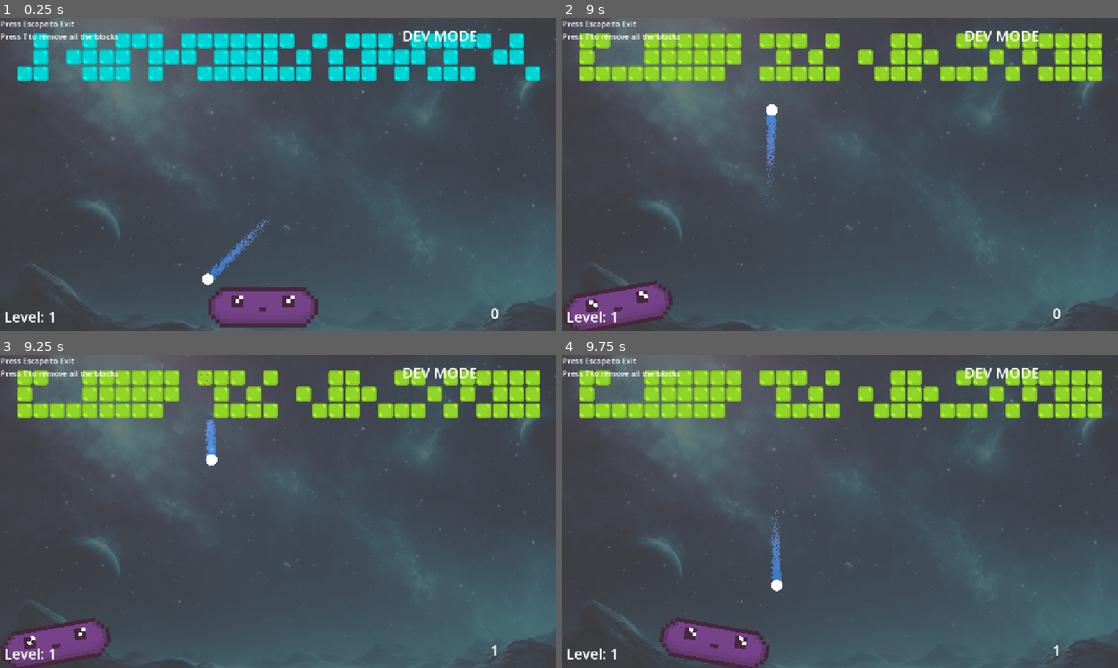
Above: before the commit, frames 1-4 (two rows, left to right).
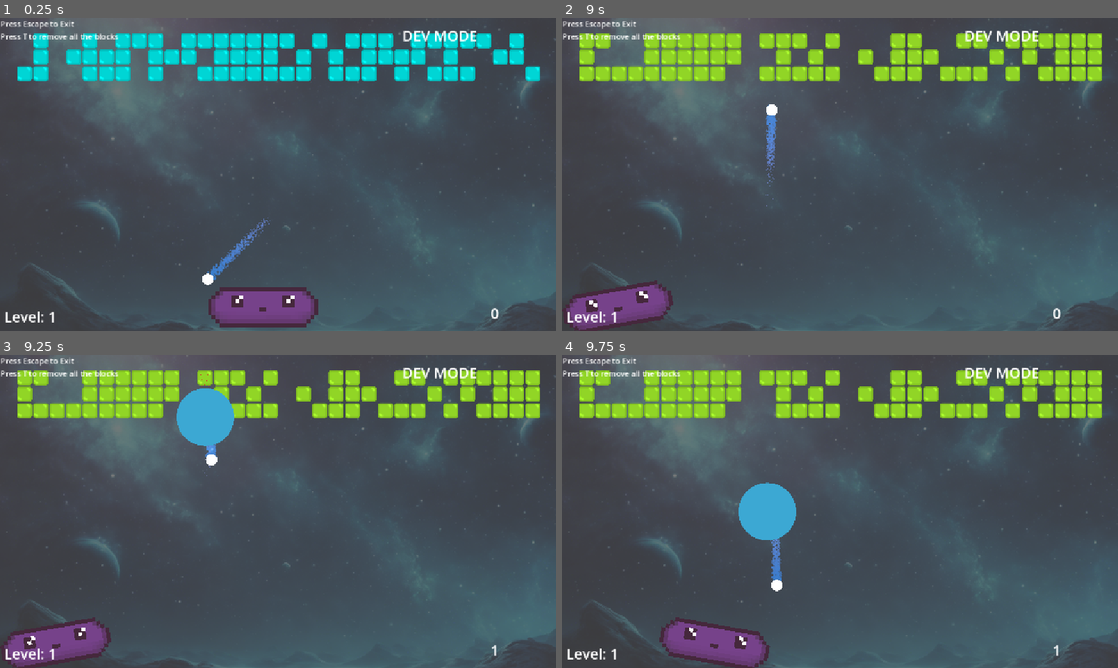
Above: after the commit, the same moments.

Repository: marcibaumel/HEJ_Brick
Game: Godot game, scene res://scenes/levels/endlessLevel.tscn
The game is run twice, just before and just after one commit, with the same random seed, the same clock (stepped at 60 frames per second) and the same inputs. This scene is started directly instead of the project's main scene.
Inputs:
- Up to frame 1 (0.25 s): no input
- Up to frame 2 (9 s): tap T (destroy_children) at 0.5, 1.35, 2, 2.85, 3.5, 4.35, 5.85, 7.35, 8.85 s; hold Right (ui_right) 0.53-1.28 s; hold T (destroy_children) 0.53-1.28 s; hold Left (ui_left) 1.28-2.03 s; hold T (destroy_children) 2.03-2.78 s; hold Right (ui_right) 2.03-3.53 s; hold T (destroy_children) 3.53-4.28 s; hold Left (ui_left) 3.53-5.78 s; hold T (destroy_children) 5.03-5.78 s; hold Right (ui_right) 5.78-8.03 s; hold T (destroy_children) 6.53-7.28 s; hold T (destroy_children) 8.03-8.78 s; hold Left (ui_left) from 8.03 s (still down)
- Up to frame 3 (9.25 s): keep holding Left (ui_left)
- Up to frame 4 (9.75 s): release Left (ui_left) at 9.53 s; hold Right (ui_right) from 9.53 s (still down); hold T (destroy_children) from 9.53 s (still down)

Frames 1-2 are identical in both runs. In frame 3, 1.5% of the frame differs, in the area x 31-43%, y 10-30%; in frame 4, 1.5%, in the area x 31-43%, y 40-60%.

Commit message:
add exp and level logic

Diff:
--- a/brickyMartin/project.godot
+++ b/brickyMartin/project.godot
@@ -31,6 +31,7 @@
 Brick=""
 Ball=""
 Paddle=""
+Exp=""
 
 [input]
 
--- a/brickyMartin/scenes/exp.tscn
+++ b/brickyMartin/scenes/exp.tscn
@@ -1,15 +1,23 @@
-[gd_scene load_steps=3 format=3 uid="uid://vekmau783yx"]
+[gd_scene load_steps=4 format=3 uid="uid://vekmau783yx"]
 
 [ext_resource type="Texture2D" uid="uid://dam55htdr8mwe" path="res://assets/ball.png" id="1_1m54x"]
+[ext_resource type="Script" uid="uid://bfoo8fgpn8n7n" path="res://scripts/exp.gd" id="1_7gp3u"]
 
 [sub_resource type="CircleShape2D" id="CircleShape2D_7gp3u"]
 radius = 131.309
 
-[node name="Exp" type="RigidBody2D"]
+[node name="Exp" type="RigidBody2D" groups=["Exp"]]
+collision_layer = 2
+collision_mask = 2
+script = ExtResource("1_7gp3u")
 
 [node name="Sprite2D" type="Sprite2D" parent="."]
 modulate = Color(0.236926, 0.658457, 0.827326, 1)
+scale = Vector2(0.5, 0.5)
 texture = ExtResource("1_1m54x")
 
 [node name="CollisionShape2D" type="CollisionShape2D" parent="."]
+scale = Vector2(0.5, 0.5)
 shape = SubResource("CircleShape2D_7gp3u")
+
+[node name="VisibleOnScreenNotifier2D" type="VisibleOnScreenNotifier2D" parent="."]
--- a/brickyMartin/scenes/levels/customLevel.tscn
+++ b/brickyMartin/scenes/levels/customLevel.tscn
@@ -400,9 +400,11 @@
 
 [node name="Paddle" parent="." instance=ExtResource("2_8uqsj")]
 position = Vector2(542, 924)
+collision_mask = 2
 
 [node name="walls" type="StaticBody2D" parent="."]
 position = Vector2(-82, 0)
+collision_mask = 3
 
 [node name="LeftWall" type="CollisionShape2D" parent="walls"]
 position = Vector2(-492, 324)
@@ -416,11 +418,6 @@
 position = Vector2(662, -320)
 shape = SubResource("RectangleShape2D_w8frs")
 
-[node name="Ball" parent="." instance=ExtResource("3_p4hxj")]
-position = Vector2(810, 591)
-motion_mode = 1
-slide_on_ceiling = true
-
 [node name="LevelManager" type="Node" parent="."]
 script = ExtResource("5_p4hxj")
 
@@ -441,4 +438,6 @@
 position = Vector2(571.5, 336.5)
 shape = SubResource("RectangleShape2D_8uqsj")
 
-[connection signal="body_entered" from="Deadzone" to="Ball" method="_on_deadzone_body_entered"]
+[node name="Ball" parent="." instance=ExtResource("3_p4hxj")]
+position = Vector2(855, 521)
+collision_mask = 3
--- a/brickyMartin/scenes/paddle.tscn
+++ b/brickyMartin/scenes/paddle.tscn
@@ -87,6 +87,10 @@
 [sub_resource type="RectangleShape2D" id="RectangleShape2D_pacq5"]
 size = Vector2(174, 12)
 
+[sub_resource type="CapsuleShape2D" id="CapsuleShape2D_pacq5"]
+radius = 118.0
+height = 238.0
+
 [node name="Paddle" type="CharacterBody2D" groups=["Paddle"]]
 motion_mode = 1
 slide_on_ceiling = false
@@ -121,5 +125,13 @@
 position = Vector2(-1, -47)
 shape = SubResource("RectangleShape2D_pacq5")
 
+[node name="expDetaction" type="Area2D" parent="."]
+collision_layer = 2
+collision_mask = 2
+
+[node name="CollisionShape2D" type="CollisionShape2D" parent="expDetaction"]
+shape = SubResource("CapsuleShape2D_pacq5")
+
 [connection signal="body_entered" from="Area2D" to="." method="_on_area_2d_body_entered"]
 [connection signal="body_exited" from="Area2D" to="." method="_on_area_2d_body_exited"]
+[connection signal="body_entered" from="expDetaction" to="." method="_on_exp_detaction_body_entered"]
--- a/brickyMartin/scripts/brick.gd
+++ b/brickyMartin/scripts/brick.gd
@@ -3,6 +3,7 @@
 @export var health = 1;
 @export var enableDoubleHealth: bool = false
 @export var enableAbilitiyDoubleBall: bool = false
+@export var exp_scene: PackedScene = preload("res://scenes/exp.tscn")
 
 var baseColour = "#ffffff"
 
@@ -21,9 +22,22 @@
 
 func destroyBrick() -> void:
 	GameManager.addPoints(1)
+
+	spawn_exp()
+
 	$Sprite2D.visible = false
 	$CollisionShape2D.disabled = true
 	$CPUParticles2D.emitting = true
 
 	await get_tree().create_timer(0.5).timeout
 	queue_free()
+
+func spawn_exp() -> void:
+	if exp_scene == null:
+		return
+
+	var exp := exp_scene.instantiate()
+	get_parent().add_child(exp)
+
+	# Place it where the brick was
+	exp.global_position = global_position
--- /dev/null
+++ b/brickyMartin/scripts/exp.gd
@@ -0,0 +1,10 @@
+extends RigidBody2D
+
+func _ready():
+	$VisibleOnScreenNotifier2D.screen_exited.connect(_on_screen_exited)
+
+func _exit_tree() -> void:
+	print("Exp exited the scene tree")
+
+func _on_screen_exited() -> void:
+	queue_free()
--- a/brickyMartin/scripts/game_manager.gd
+++ b/brickyMartin/scripts/game_manager.gd
@@ -2,15 +2,13 @@
 
 var score = 0
 var level = 1
+var exp_points = 0
 
 
 func addPoints(points: int) -> void:
 	score += points
 
 func _process(delta: float) -> void:
-	if DevMode.is_dev_mode:
-		print("Running in dev mode")
-
 	var current_scene = get_tree().current_scene
 	var is_menu = current_scene != null and current_scene.name == "MainMenu"
 
@@ -26,6 +24,13 @@
 	else:
 		$CanvasLayer/Mode.text = "NORMAL MODE"
 
+func addExp(points: int) -> void:
+	exp_points += points
+	if exp_points >= level * 10:
+		exp_points = 0
+		level += 1
+		print("Level up! New level:", level)
+
 func _input(event):
 	if event.is_action_pressed("quit_game"):
 		get_tree().quit()
--- a/brickyMartin/scripts/paddle.gd
+++ b/brickyMartin/scripts/paddle.gd
@@ -44,6 +44,9 @@
 
 
 func _on_area_2d_body_entered(body: Node2D) -> void:
+	if body.is_in_group("Exp"):
+		print("exp detected!")
+
 	is_active = false
 	animatedSprite.play("hit")
 
@@ -51,3 +54,11 @@
 func _on_area_2d_body_exited(body: Node2D) -> void:
 	is_active = false
 	animatedSprite.play("idle")
+
+
+func _on_exp_detaction_body_entered(body:Node2D) -> void:
+	print("Paddle touched:", body.name, " groups:", body.get_groups())
+	if body.is_in_group("Exp"):
+		print("Paddle collected exp!")
+		GameManager.addExp(10)
+	body.queue_free()
Not shown: 1 places in brickyMartin/scenes/paddle.tscn that only renumber resources
Not shown, added: brickyMartin/scripts/exp.gd.uid
